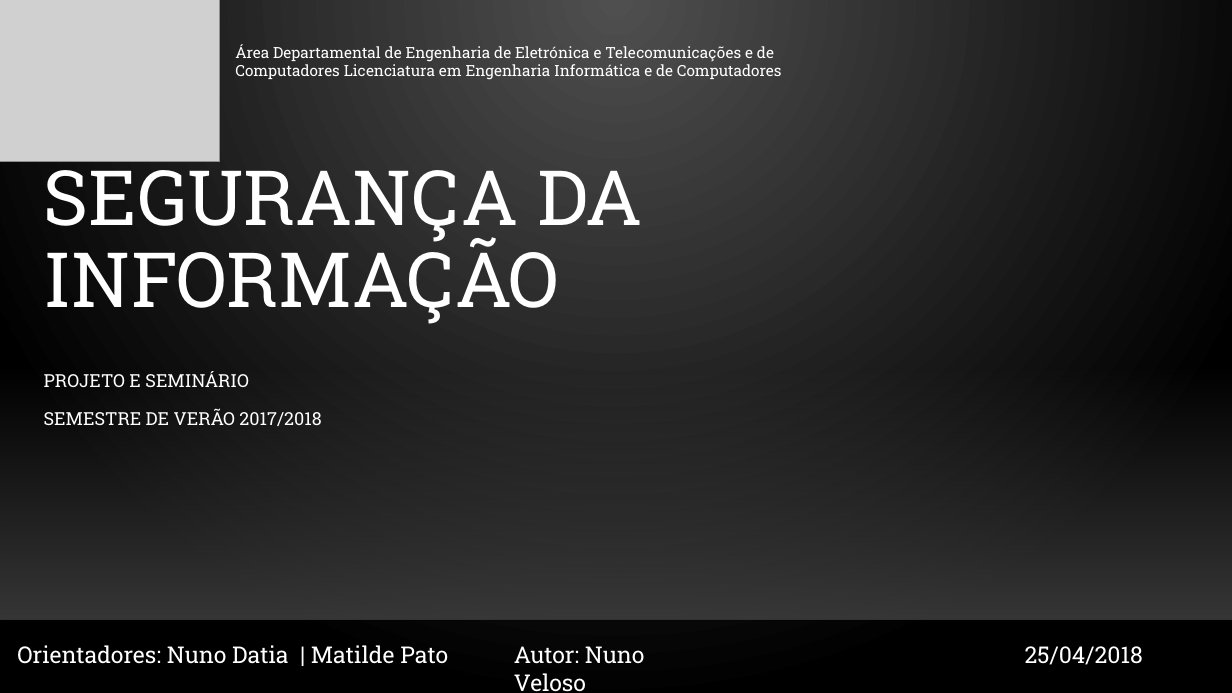
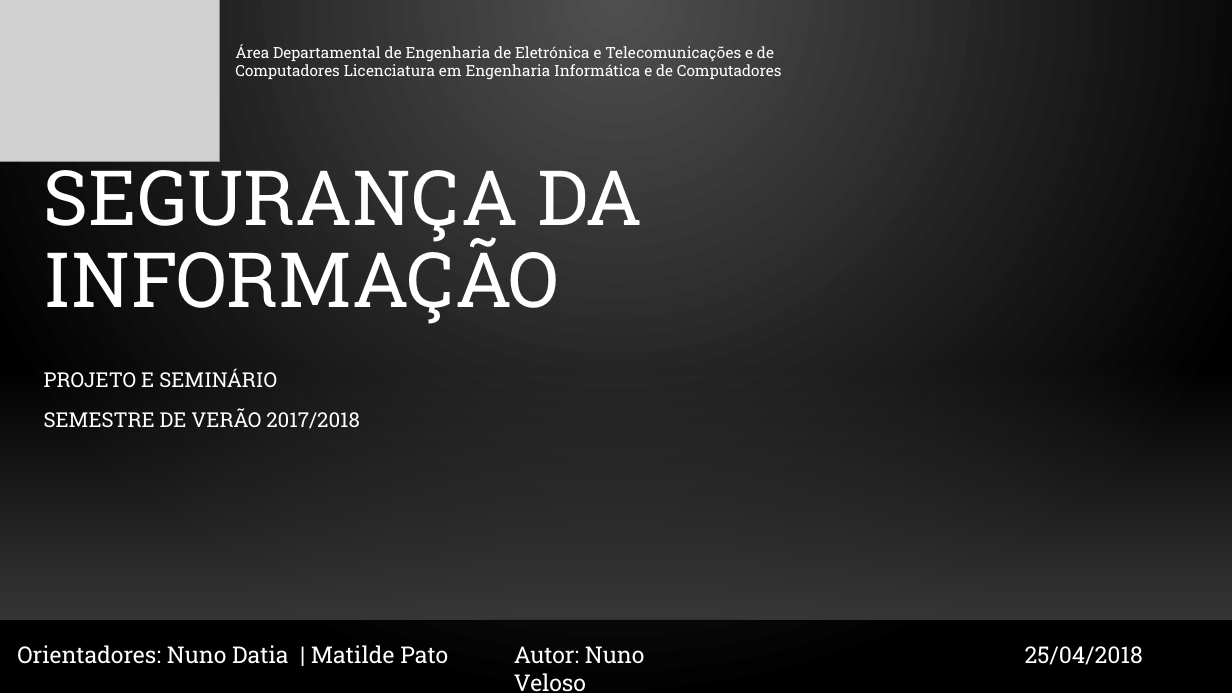
Before and after one commit to inesamil/projeto, a slide deck: slide 1 of Documentos/4. Apresentação Individual/Nuno/Apresentação.pptx. Drawn at 1232x693 pixels with LibreOffice and Linux fonts; fonts in the diff are those of the drawing; grey boxes stand for pictures; background and template pictures are left out. Boxes give left, top, right and bottom in pixels: in the first picture for what was removed or moved away, otherwise in the second. Text is boxed around its words. In the diff, an @@ line names an element or a change of style, - is before the commit and + after.

```diff
--- a/Documentos/4. Apresentação Individual/Nuno/Apresentação.pptx
+++ b/Documentos/4. Apresentação Individual/Nuno/Apresentação.pptx
@@ subtitle "PROJETO E SEMINÁRIO" at (44, 368, 360, 429): size 14 to 16 pt; line spacing 1.2 to 1.1 @@
```
Also in this commit, not shown: 1 other slide changed, 1 other file.
